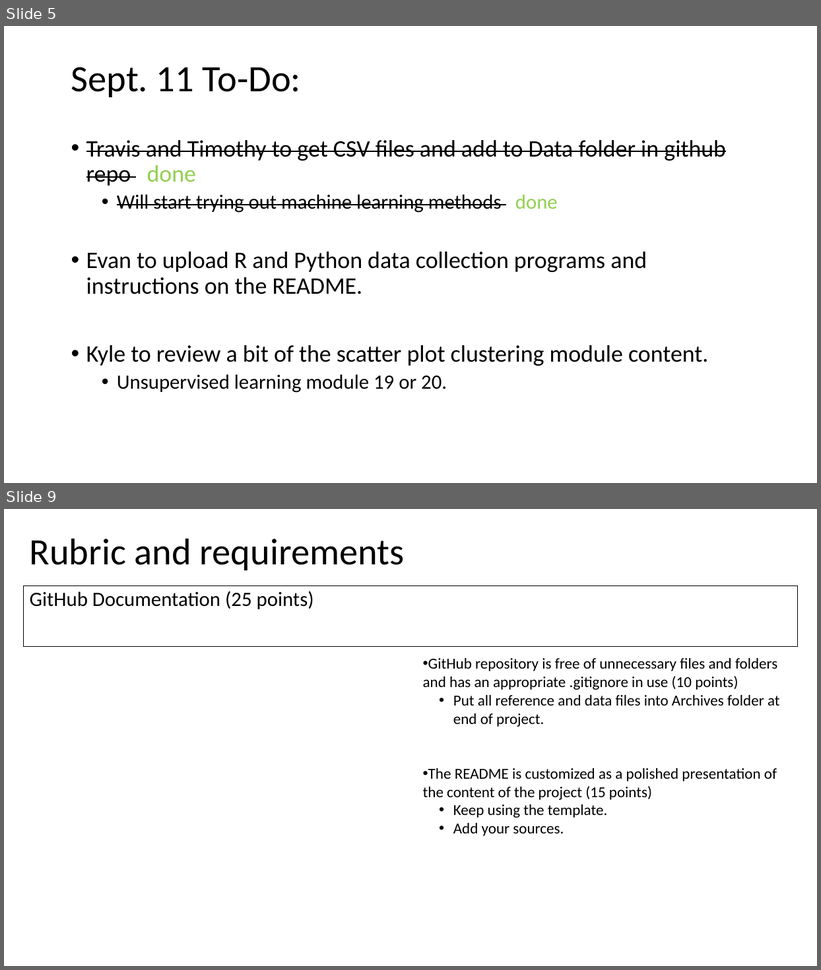
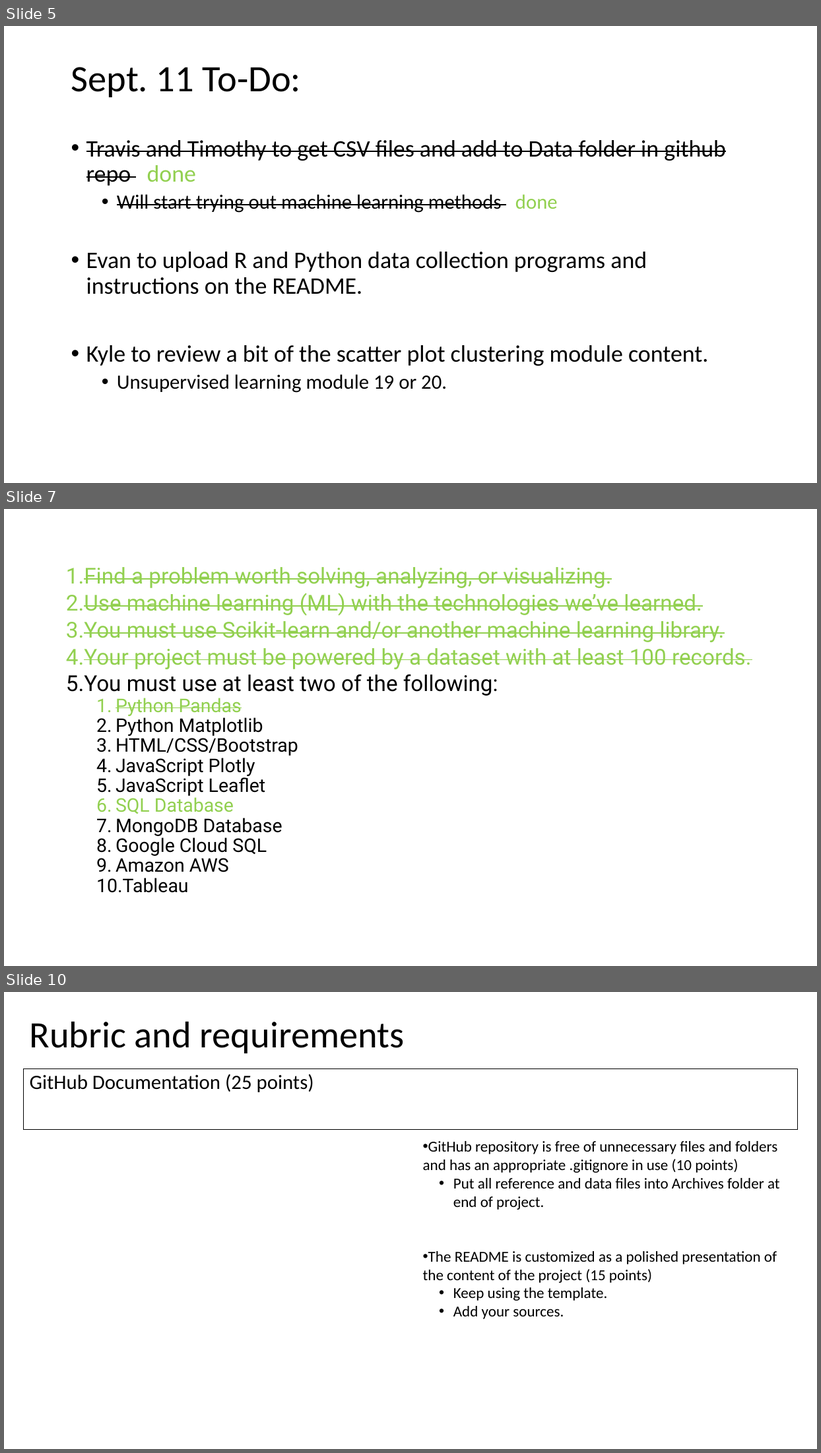
Before and after one commit to Evdawg/Project_4_FF_ML, a slide deck: Project_3_outline.pptm. Shown one above the other, each under a label of ours: slides 5 and 9 before the commit, slides 5, 7 and 10 after it; the slides between them are not shown. The pictures are 821x970 and 821x1453 pixels, drawn with LibreOffice and Linux fonts; fonts in the diff are those of the drawing. Boxes give left, top, right and bottom in pixels: in the first picture for what was removed or moved away, otherwise in the second. Text is boxed around its words. In the diff, an @@ line names an element or a change of style, - is before the commit and + after.

```diff
--- a/Project_3_outline.pptm
+++ b/Project_3_outline.pptm
@@ slide 7 added at bbox=[4, 509, 817, 966], background #FFFFFF @@
@@ text added at bbox=[66, 567, 752, 893], 25.9 pt, text #92D050, strikethrough @@
+1. Find a problem worth solving, analyzing, or visualizing.
+2. Use machine learning (ML) with the technologies we’ve learned.
+3. You must use Scikit-learn and/or another machine learning library.
+4. Your project must be powered by a dataset with at least 100 records.
+5. You must use at least two of the following:
+  1. Python Pandas
+  2. Python Matplotlib
+  3. HTML/CSS/Bootstrap
+  4. JavaScript Plotly
+  5. JavaScript Leaflet
+  6. SQL Database
+  7. MongoDB Database
+  8. Google Cloud SQL
+  9. Amazon AWS
+  10. Tableau
@@ what was slide 9 is now slide 10 @@
```
Also in this commit, not shown: 4 slides changed, 1 other file.
